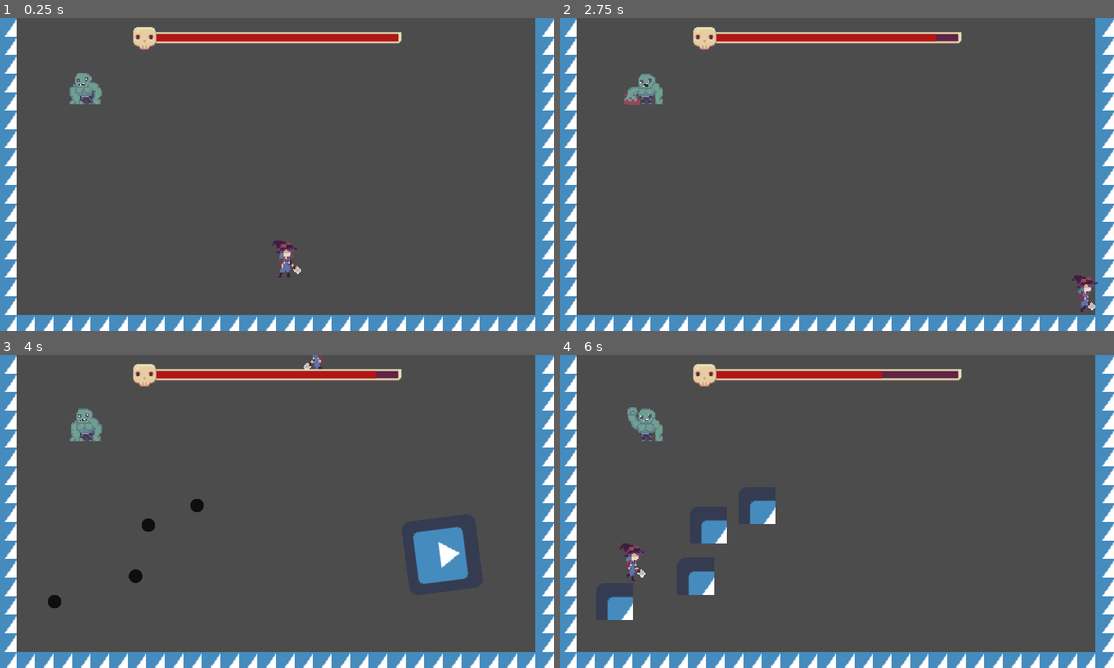
Above: before the commit, frames 1-4 (two rows, left to right).
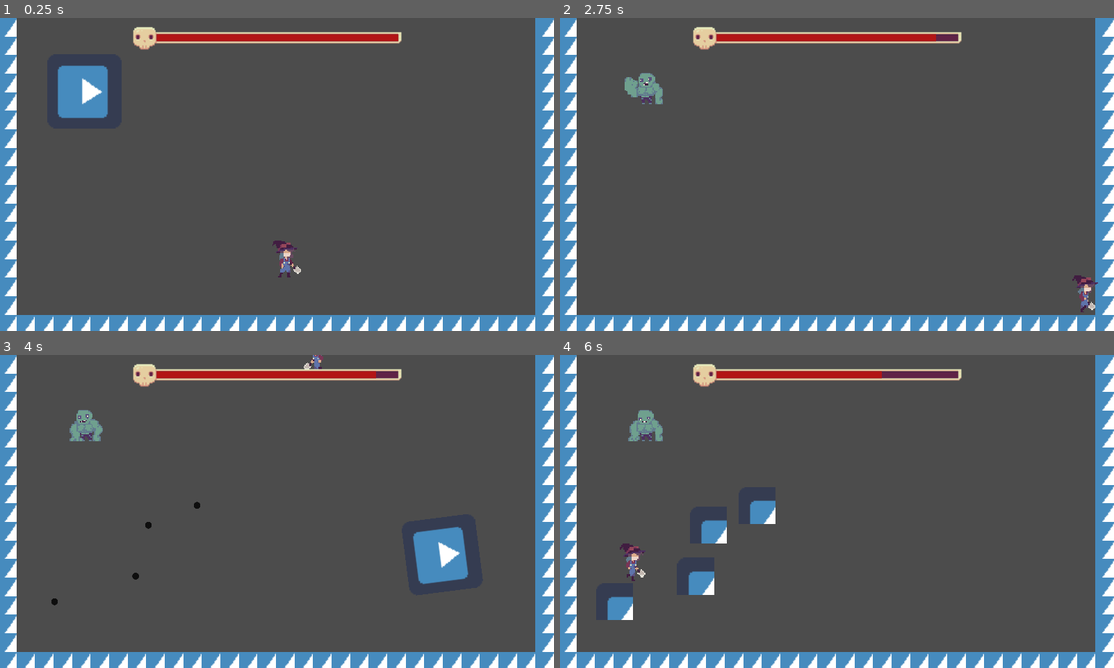
Above: after the commit, the same moments.

Repository: CrushLite/trijam2021
Game: Godot game, scene res://Scenes/World.tscn
The game is run twice, just before and just after one commit, with the same random seed, the same clock (stepped at 60 frames per second) and the same inputs. The engine's default icon, where the game draws it, is replaced by a stand-in: a white triangle on a blue panel in a dark square.
Inputs (mouse positions are in pixels of both pictures, inside the frame that each line leads up to):
- Up to frame 1 (0.25 s): no input
- Up to frame 2 (2.75 s): tap Enter (ui_accept) at 0.5, 0.77, 1.52 s; move the mouse to (958, 158) at 0.52 s; hold Right (ui_right) 0.53-1.28 s; click (958, 158) at 0.67 s; move the mouse to (726, 190) at 1.27 s; hold Down (ui_down) 1.28-2.03 s; move the mouse to (892, 105) at 2.02 s; hold Right (ui_right) from 2.03 s (still down)
- Up to frame 3 (4 s): move the mouse to (249, 574) at 2.77 s; release Right (ui_right) at 2.78 s; hold Up (ui_up) 2.78-3.53 s; click (249, 574) at 2.92 s; tap Enter (ui_accept) at 3.02, 3.77 s; move the mouse to (443, 558) at 3.52 s; hold Left (ui_left) from 3.53 s (still down)
- Up to frame 4 (6 s): move the mouse to (670, 464) at 4.27 s; tap Enter (ui_accept) at 4.52 s; move the mouse to (864, 511) at 5.02 s; release Left (ui_left) at 5.03 s; hold Down (ui_down) 5.03-5.78 s; click (864, 511) at 5.17 s; move the mouse to (753, 433) at 5.77 s; hold Right (ui_right) from 5.78 s (still down)

The runs differ from the first frame. In frame 1, 1.5% of the frame differs, in the area x 10-20%, y 15-32%; in frame 2, 0.2%; in frame 3, 0.4%; in frame 4, 0.3%.

Commit message:
added smash animation

Diff:
--- a/TriJam2021/Scenes/Zombie.tscn
+++ b/TriJam2021/Scenes/Zombie.tscn
@@ -15,7 +15,8 @@
 
 [node name="AnimatedSprite" type="AnimatedSprite" parent="."]
 frames = ExtResource( 1 )
-animation = "idle"
+animation = "Smash"
+frame = 8
 playing = true
 
 [node name="Bullets" type="Node" parent="."]
--- a/TriJam2021/Scripts/Player.gd
+++ b/TriJam2021/Scripts/Player.gd
@@ -35,8 +35,9 @@
 func damage(amt):
 	health -= amt
 	if health <= 0:
-		emit_signal("died")
-		queue_free()
+#		emit_signal("died")
+#		queue_free()
+		get_tree().reload_current_scene()
 
 
 func spawn_bullet():
--- a/TriJam2021/Scripts/Zombie.gd
+++ b/TriJam2021/Scripts/Zombie.gd
@@ -16,21 +16,23 @@
 onready var rock_spawn_area = get_node(rock_spawn_area_path) as Area2D
 onready var rocks = get_node(rocks_path) as YSort
 onready var health_bar = get_node(health_bar_path) as TextureProgress
+onready var curr_pos : Position2D = move_targets.get_child(0)
 
 
 enum States { IDLE, SLASH, DASH }
 var state = States.IDLE
 
-onready var curr_pos : Position2D = move_targets.get_child(0)
 
 
 var health = 10
+
 
 func damage(amt):
 	health -= amt
 	health_bar.value = health
 	if health <= 0:
 		queue_free()
+		get_tree().reload_current_scene()
 
 
 func _ready():
@@ -55,8 +57,7 @@
 #		rock_throw()
 	else:
 		move_to_position_closest_to_player()
-		spawn_rock_wave()
-		$MoveTimer.start()
+		$AnimatedSprite.play("Smash")
 #	move_to_random_position()
 
 
@@ -167,6 +168,10 @@
 func _on_AnimatedSprite_animation_finished():
 	if $AnimatedSprite.animation == "Rock Throw":
 		rock_throw()
-		$AnimatedSprite.play("idle")
 		$MoveTimer.start()
+	if $AnimatedSprite.animation == "Smash":
+		spawn_rock_wave()
+		$MoveTimer.start()
+	$AnimatedSprite.play("idle")
+
 	pass # Replace with function body.
